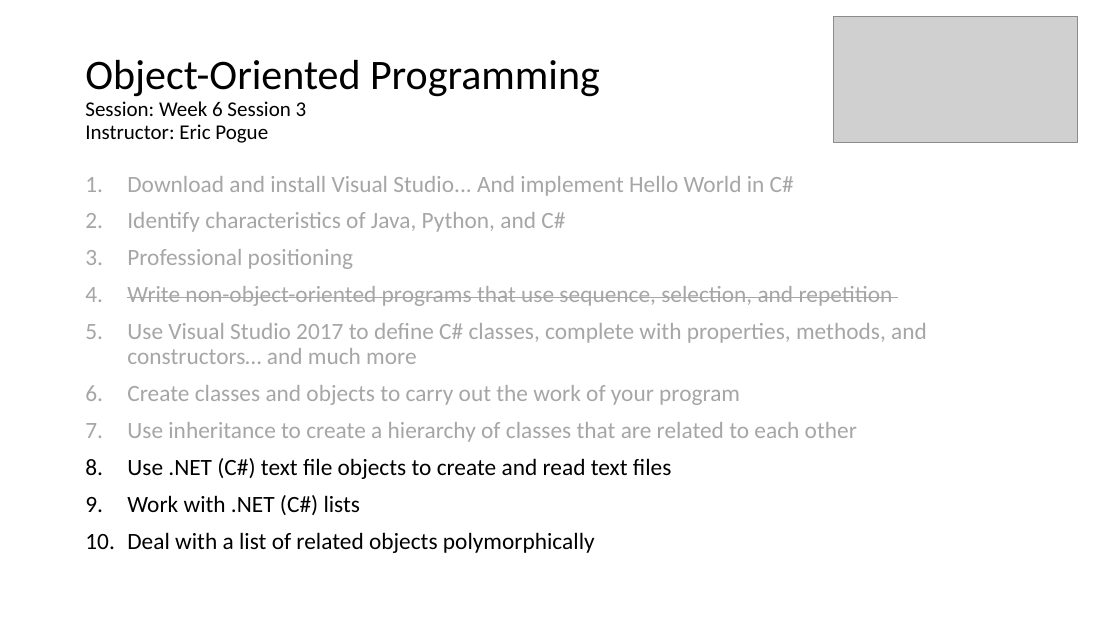
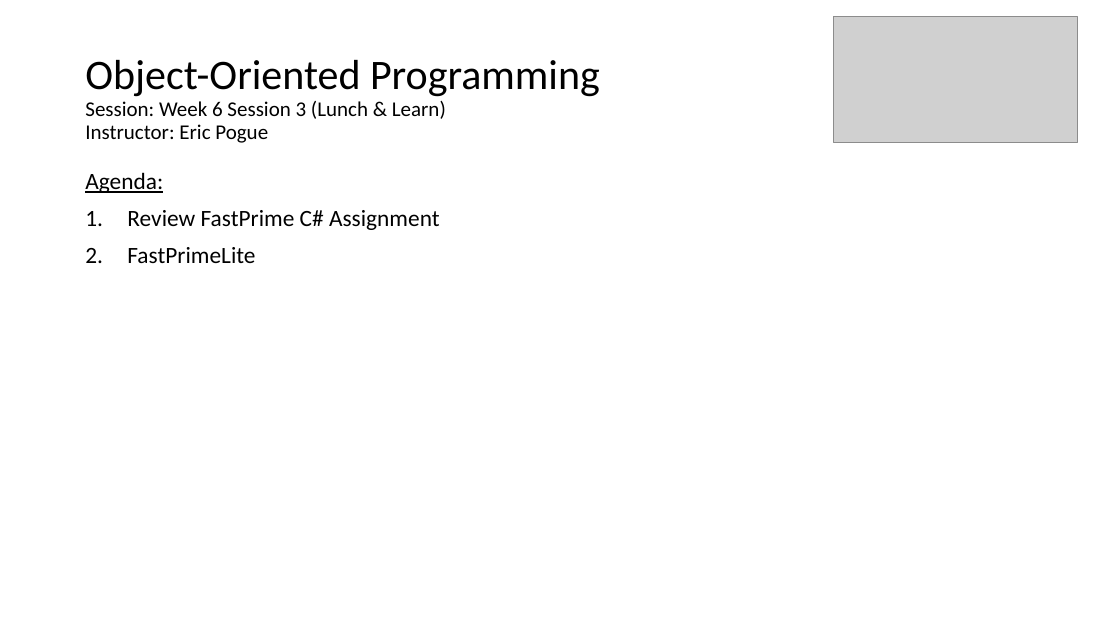
Before and after one commit to EricJPogue/www-epogue-info, a slide deck: slide 24 of CPSC-24500/Week06/2017SpringW06Slides.pptx. Drawn at 1120x630 pixels with LibreOffice and Linux fonts; fonts in the diff are those of the drawing; grey boxes stand for pictures. Boxes give left, top, right and bottom in pixels: in the first picture for what was removed or moved away, otherwise in the second. Text is boxed around its words. In the diff, an @@ line names an element or a change of style, - is before the commit and + after.

Commit message:
Add session 3 video and update files.

```diff
--- a/CPSC-24500/Week06/2017SpringW06Slides.pptx
+++ b/CPSC-24500/Week06/2017SpringW06Slides.pptx
@@ title at (x1=85, y1=60, x2=600, y2=143): text changed @@
-Object-Oriented Programming
-Session: Week 6 Session 3
-Instructor: Eric Pogue
+Object-Oriented Programming
+Session: Week 6 Session 3 (Lunch & Learn)
+Instructor: Eric Pogue
@@ text at (x1=85, y1=172, x2=440, y2=263): text changed; text colour #A6A6A6 to #000000 @@
-1. Download and install Visual Studio... And implement Hello World in C#
-2. Identify characteristics of Java, Python, and C#
-3. Professional positioning
-4. Write non-object-oriented programs that use sequence, selection, and repetition
-5. Use Visual Studio 2017 to define C# classes, complete with properties, methods, and constructors… and much more
-6. Create classes and objects to carry out the work of your program
-7. Use inheritance to create a hierarchy of classes that are related to each other
-8. Use .NET (C#) text file objects to create and read text files
-9. Work with .NET (C#) lists
-10. Deal with a list of related objects polymorphically
+Agenda:
+1. Review FastPrime C# Assignment
+2. FastPrimeLite
```
Also in this commit, not shown: 1 other slide changed, 3 slides added, 1 slide removed, 4 other files.
